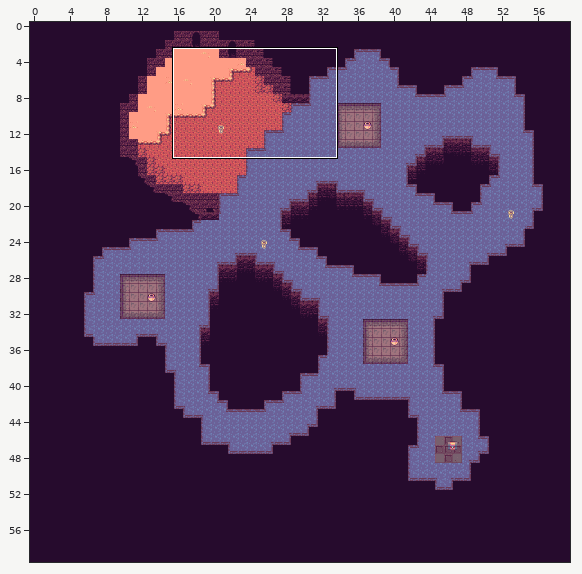
One commit to this Tiled map: public/assets/maps/battle01.tmx. The picture above shows the old version from afar; the outline marks the close-up.
Close-up. Old version:
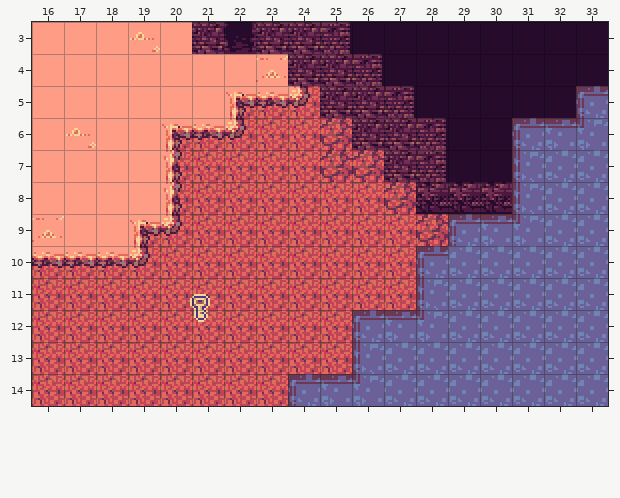
Cells are 16x16 px. Shown: x 16..33, y 3..14. The commit also changed other parts of the map, which this record leaves out.
And afterwards:
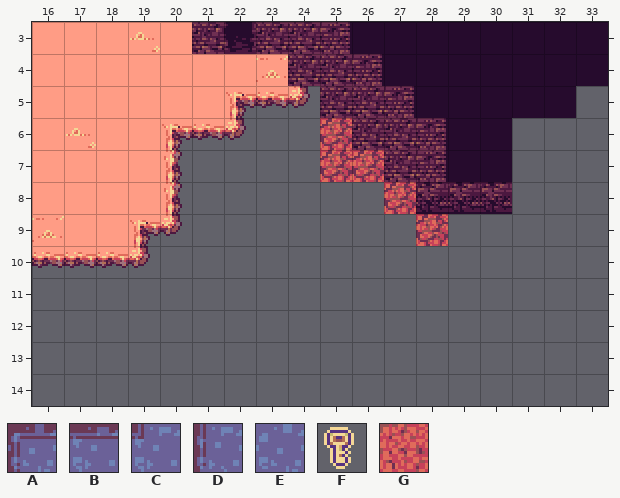
Key: from "raou_dungeon_tileset": A 111, B 112, C 142, D 143, E 144, F 1010, G 1213.
_ is an empty cell.
Objects are placed by their top-left corner, in cells (3,4 is the top-left corner of cell 3,4); size is 1x1 cell unless given.
Changes in this commit:
{"where": "layer \"Layer01\" (now hidden)"}
{"y":5,"x":22,"old":"GGG","new":"___"}
{"y":5,"x":33,"old":"A","new":"_"}
{"y":6,"x":20,"old":"GGGGG","new":"_____"}
{"y":6,"x":31,"old":"ABC","new":"___"}
{"y":7,"x":20,"old":"GGGGG","new":"_____"}
{"y":7,"x":31,"old":"DEE","new":"___"}
{"y":8,"x":20,"old":"GGGGGGG","new":"_______"}
{"y":8,"x":31,"old":"DEE","new":"___"}
{"y":9,"x":19,"old":"GGGGGGGGG","new":"_________"}
{"y":9,"x":29,"old":"ABCEE","new":"_____"}
{"y":10,"x":16,"old":"GGGGGGGGGGGGAEEEEE","new":"__________________"}
{"y":11,"x":16,"old":"GGGGGGGGGGGGDEEEEE","new":"__________________"}
{"y":12,"x":16,"old":"GGGGGGGGGGABCEEEEE","new":"__________________"}
{"y":13,"x":16,"old":"GGGGGGGGGGDEEEEEEE","new":"__________________"}
{"y":14,"x":16,"old":"GGGGGGGGABCEEEEEEE","new":"__________________"}
{"where": "layer \"Objects\" (now hidden)"}
{"was": "F \"CreepSpawn\" at 20.8,11.4"}
{"label":"removed","picture_box":[32,86,608,406]}
